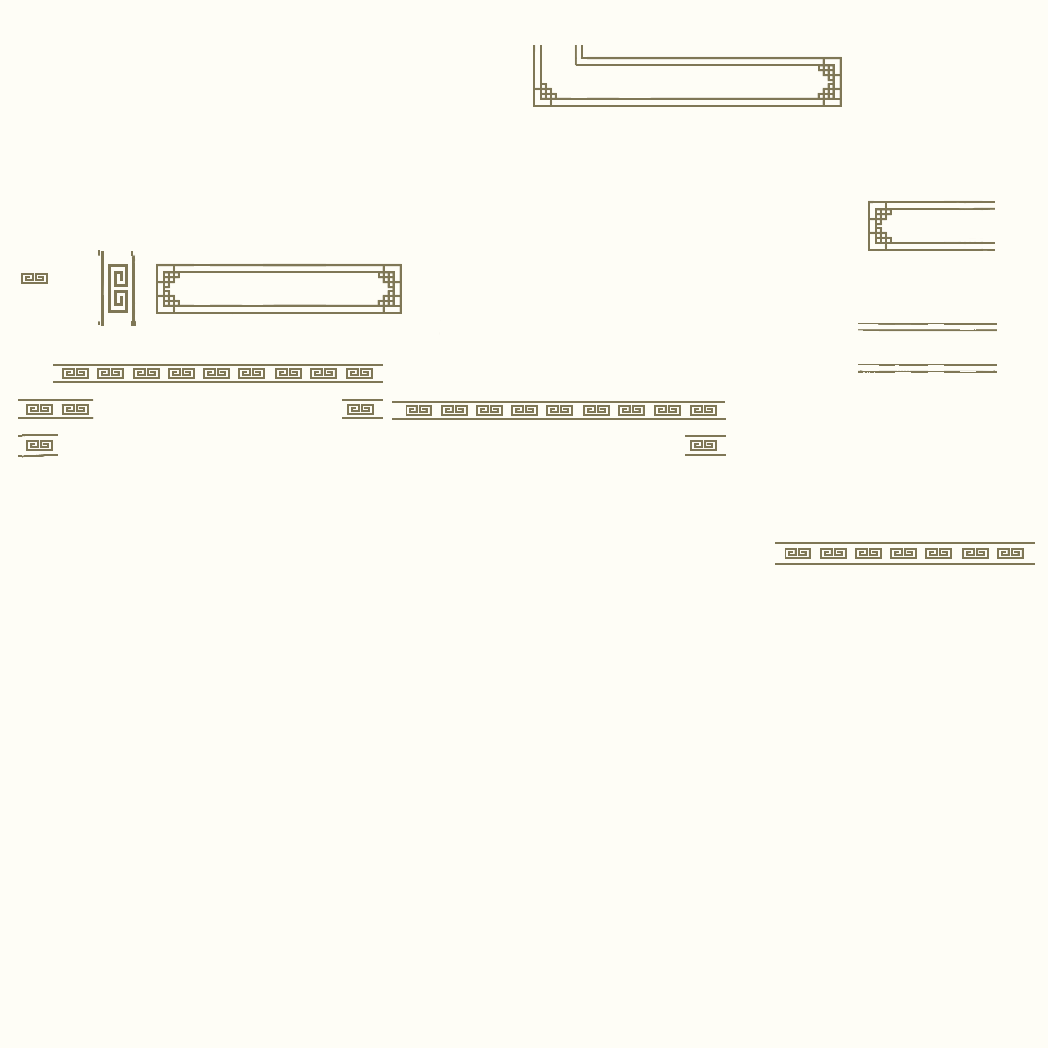
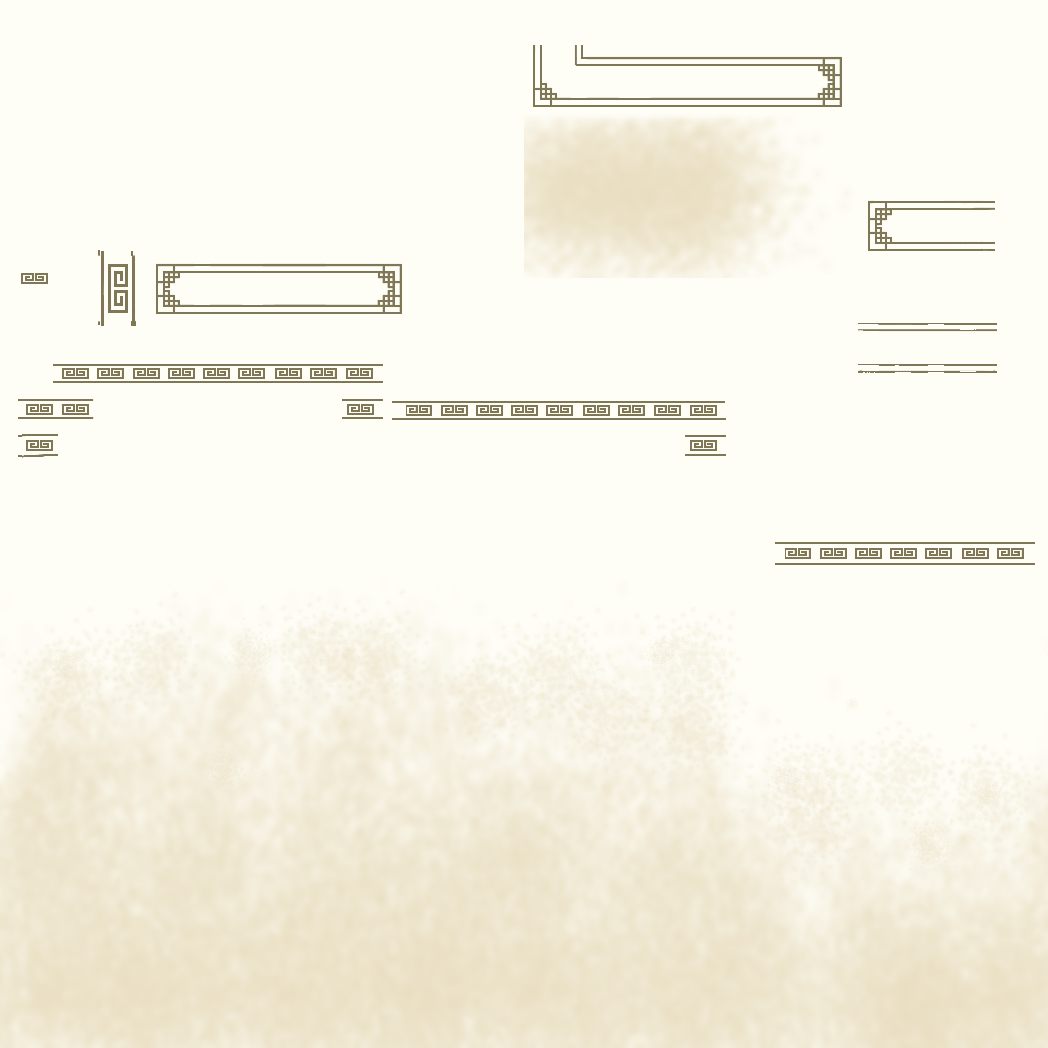
Revision of a layered 1048x1048 image; what changed, layer by layer:
added layer "Layer" (1st of 4, in "Layer Set") (67%) in group "Layer Set" over bbox(0, 114, 1048, 1048)
